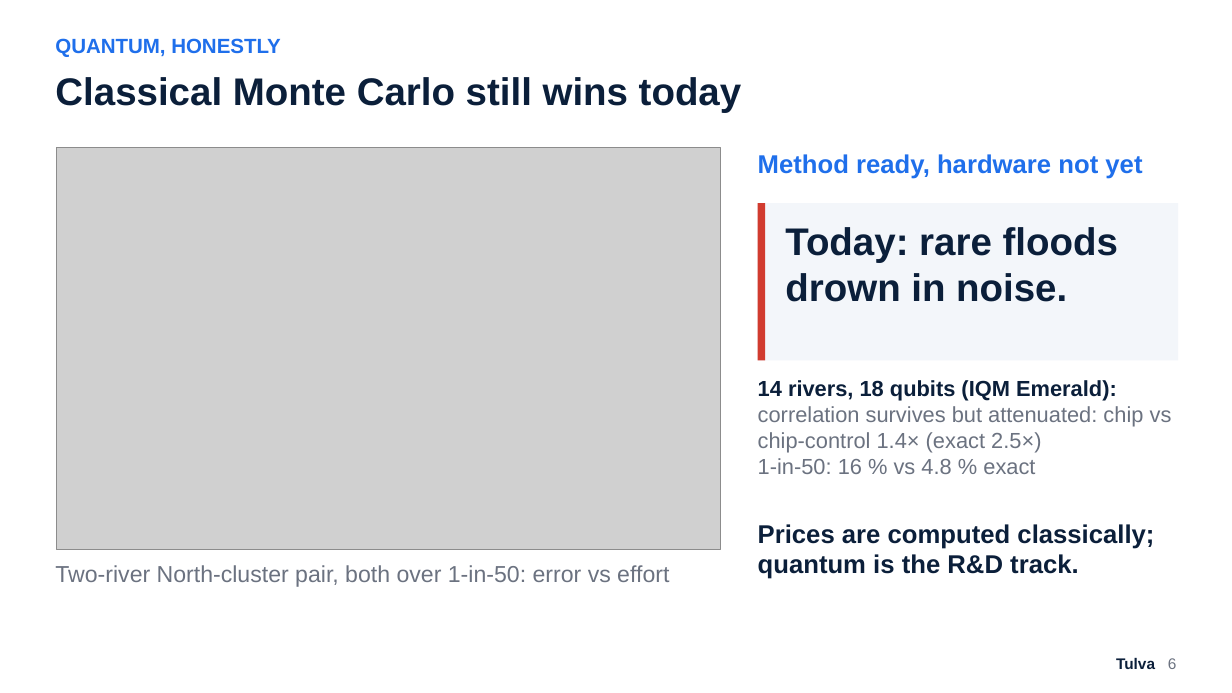
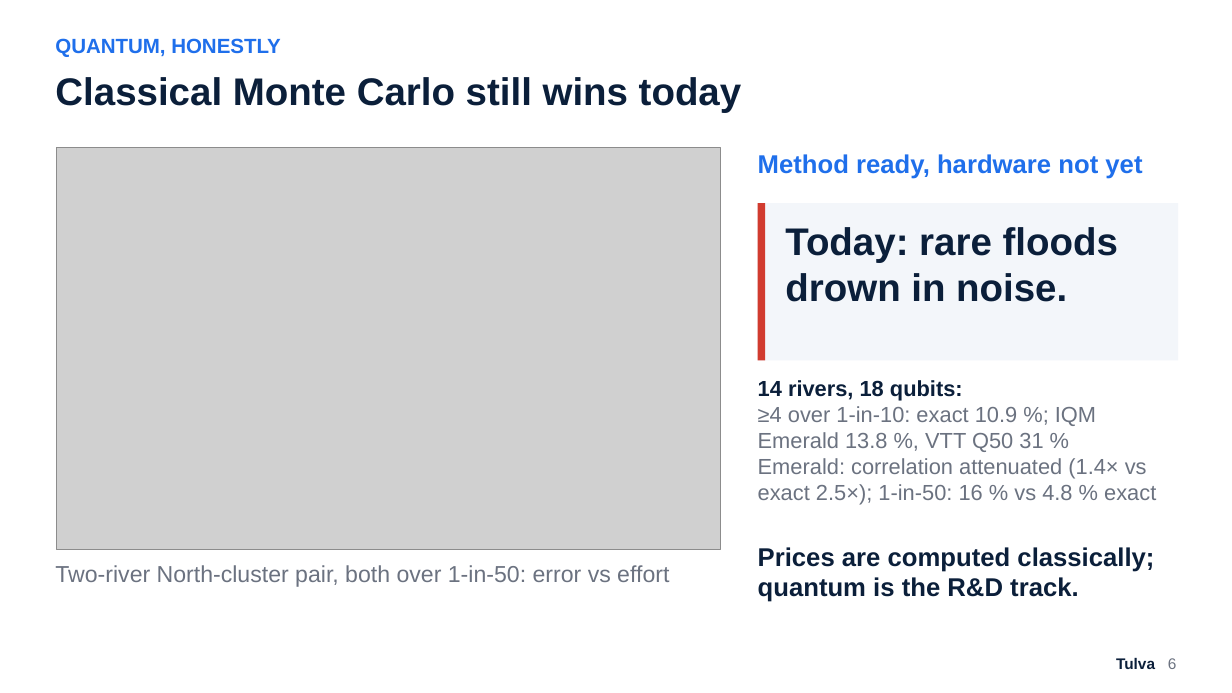
Before and after one commit to Zawaer/tulva, a slide deck: slide 6 of deck/Tulva_QxF2026.pptx. Drawn at 1232x693 pixels with LibreOffice and Linux fonts; fonts in the diff are those of the drawing; grey boxes stand for pictures. Boxes give left, top, right and bottom in pixels: in the first picture for what was removed or moved away, otherwise in the second. Text is boxed around its words. In the diff, an @@ line names an element or a change of style, - is before the commit and + after.

```diff
--- a/deck/Tulva_QxF2026.pptx
+++ b/deck/Tulva_QxF2026.pptx
@@ text at <box>758,380,1156,505</box>: text changed @@
-14 rivers, 18 qubits (IQM Emerald):
-correlation survives but attenuated: chip vs chip-control 1.4× (exact 2.5×)
-1-in-50: 16 % vs 4.8 % exact
+14 rivers, 18 qubits:
+≥4 over 1-in-10: exact 10.9 %; IQM Emerald 13.8 %, VTT Q50 31 %
+Emerald: correlation attenuated (1.4× vs exact 2.5×); 1-in-50: 16 % vs 4.8 % exact
@@ text "Prices are computed classically; quantum ...": place and size @@
-text "Prices are computed classically; quantum ..." at <box>758,524,1154,579</box>
+text "Prices are computed classically; quantum ..." at <box>758,547,1154,602</box>
```
Also in this commit, not shown: 3 other slides changed, 11 other files.
